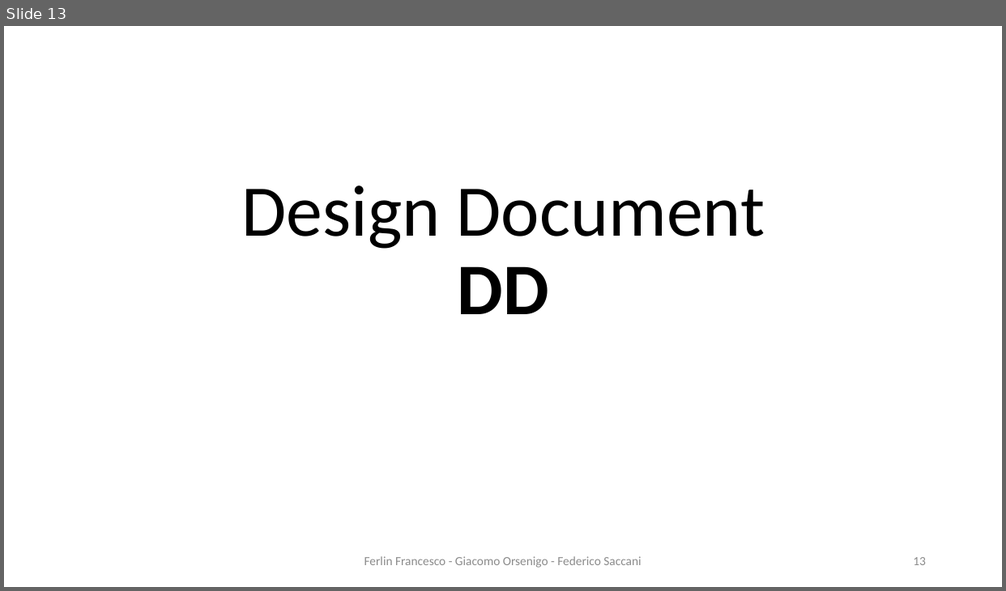
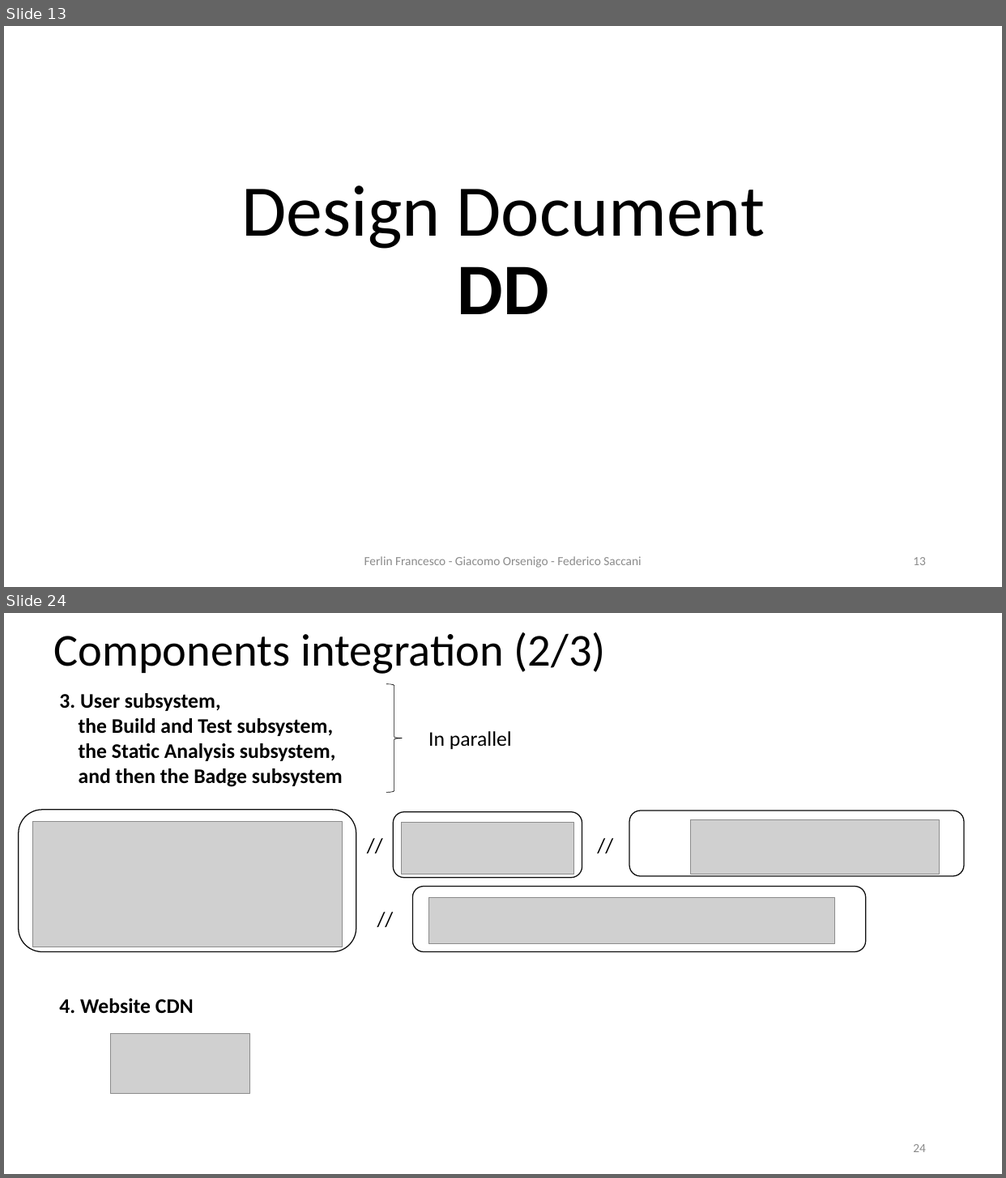
Before and after one commit to Furrrlo/CodeKataBattle, a slide deck: presentation/Presentation - Ferlin Orsenigo Saccani.pptx. Shown one above the other, each under a label of ours: slide 13 before the commit, slides 13 and 24 after it; the slides between them are not shown. The pictures are 1006x591 and 1006x1178 pixels, drawn with LibreOffice and Linux fonts; fonts in the diff are those of the drawing; grey boxes stand for pictures; background and template pictures are left out. Boxes give left, top, right and bottom in pixels: in the first picture for what was removed or moved away, otherwise in the second. Text is boxed around its words. In the diff, an @@ line names an element or a change of style, - is before the commit and + after.

```diff
--- a/presentation/Presentation - Ferlin Orsenigo Saccani.pptx
+++ b/presentation/Presentation - Ferlin Orsenigo Saccani.pptx
@@ slide 24 added at (x1=4, y1=613, x2=1002, y2=1174), background #FFFFFF @@
@@ title added at (x1=53, y1=632, x2=606, y2=674), 44 pt, text #000000 @@
+Components integration (2/3)
@@ right brace added at (x1=386, y1=684, x2=403, y2=793), outline #000000 0.5 pt @@
@@ text added at (x1=59, y1=693, x2=343, y2=787), 20 pt, text #000000, bold @@
+3. User subsystem,
+the Build and Test subsystem,
+the Static Analysis subsystem,
+and then the Badge subsystem
@@ text added at (x1=428, y1=731, x2=512, y2=749), 20 pt, text #000000 @@
+In parallel
@@ rounded rectangle added at (x1=19, y1=810, x2=356, y2=952), outline #0D0D0D 1 pt @@
@@ picture added at (x1=32, y1=821, x2=342, y2=947) @@
@@ text added at (x1=356, y1=828, x2=394, y2=862), 20 pt, text #000000 @@
+//
@@ rounded rectangle added at (x1=394, y1=812, x2=582, y2=878), outline #0D0D0D 1 pt @@
@@ picture added at (x1=401, y1=823, x2=573, y2=875) @@
@@ text added at (x1=582, y1=828, x2=630, y2=862), 20 pt, text #000000 @@
+//
@@ rounded rectangle added at (x1=630, y1=811, x2=965, y2=876), outline #0D0D0D 1 pt @@
@@ picture added at (x1=691, y1=820, x2=939, y2=875) @@
@@ text added at (x1=358, y1=903, x2=413, y2=935), 20 pt, text #000000 @@
+//
@@ rounded rectangle added at (x1=413, y1=886, x2=866, y2=952), outline #0D0D0D 1 pt @@
@@ picture added at (x1=428, y1=898, x2=835, y2=944) @@
@@ text added at (x1=59, y1=999, x2=194, y2=1014), 20 pt, text #000000, bold @@
+4. Website CDN
@@ picture added at (x1=111, y1=1033, x2=250, y2=1093) @@
@@ page number added at (x1=913, y1=1144, x2=926, y2=1152), 12 pt, text #8C8C8C @@
+24
```
Also in this commit, not shown: 11 other slides added, 30 other files.
